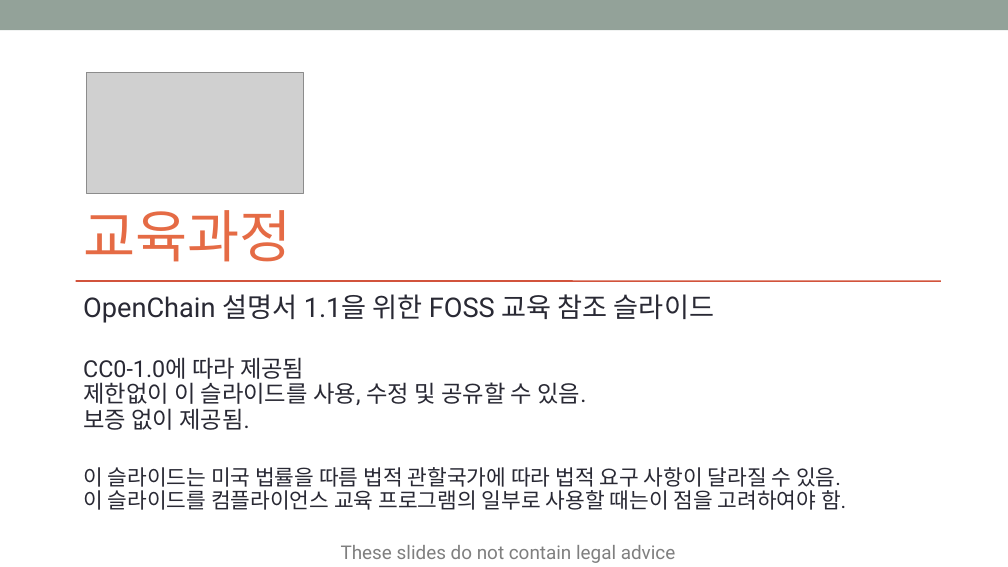
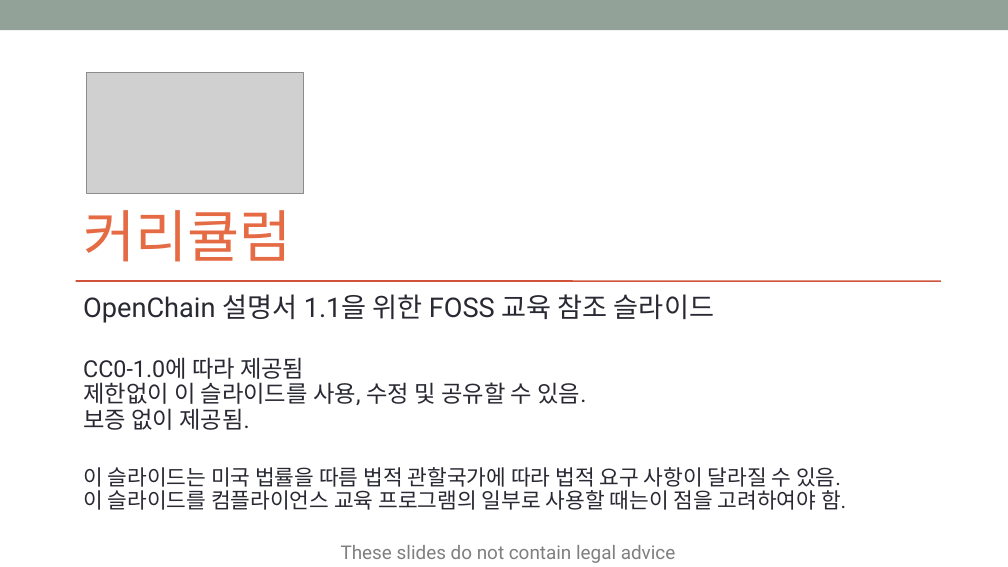
Before and after one commit to OpenChain-KWG/Curriculum-Translation-KR, a slide deck: slide 1 of target/slides/openchain-curriculum-for-1-1.pptx. Drawn at 1008x567 pixels with LibreOffice and Linux fonts; fonts in the diff are those of the drawing; grey boxes stand for pictures. Boxes give left, top, right and bottom in pixels: in the first picture for what was removed or moved away, otherwise in the second. Text is boxed around its words. In the diff, an @@ line names an element or a change of style, - is before the commit and + after.

```diff
--- a/target/slides/openchain-curriculum-for-1-1.pptx
+++ b/target/slides/openchain-curriculum-for-1-1.pptx
@@ title at (83, 210, 292, 262): text changed @@
-교육과정
+커리큘럼
```
Also in this commit, not shown: 1 other slide changed, 7 other files.
